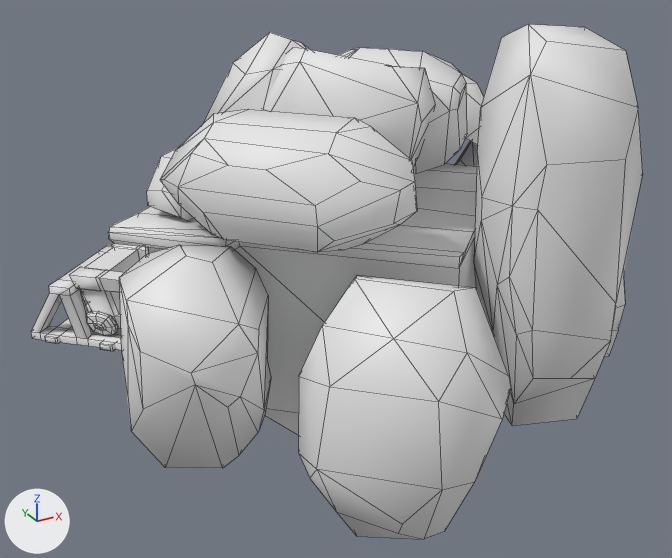
The FBX model Game Met Sem/Assets/Resources/mijnschaft.fbx as it was, and as the next commit left it.
The view is the same before and after, from a camera (50 mm lens) standing at (-1.31, -2.85, 1.58) and looking at (0.1, -0.29, 0.3). Arrows for +X, +Y and +Z are at lower left; the lights stay in place. Mesh edges are drawn as thin lines. Where no turn or scale is listed for an object, it has been applied to the vertices.

The older version as bpy lines, for what is in view:
```python
me_sphere_011 = bpy.data.meshes.new('Sphere.011')
me_sphere_011.from_pydata(...)  # 1159 vertices, 1200 faces; spans x -0.81..1.19, y -1.29..0.71, z -0.38..1.2
ob_sphere_010 = bpy.data.objects.new('Sphere.010', me_sphere_011)
ob_sphere_010.location = (0.0, 0.0, 0.0)
```
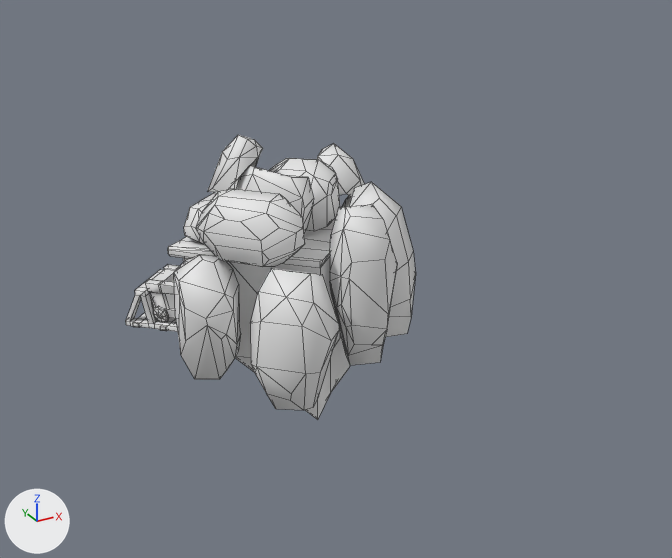
Commit message: mijnschaft alweer

Edits to the bpy script that builds the scene:
```text
Change me_sphere_011:
    remove me_sphere_011.from_pydata(...)  # 1159 vertices, 1200 faces; spans x -0.81..1.19, y -1.29..0.71, z -0.38..1.2
    add me_sphere_011.from_pydata(...)  # 1159 vertices, 1201 faces; spans x -0.48..0.52, y -0.54..0.46, z -0.24..0.76
    me_sphere_011 part 1: the loose piece of 42 vertices spanning x -0.17..0.32, y -0.66..-0.18, z 0.71..1.1 is scaled about its middle by (0.5, 0.5, 0.665), then moved by (-0.11, 0.32, -0.36)
    me_sphere_011 part 2: the loose piece of 31 vertices spanning x 0.55..1.15, y -0.78..-0.23, z -0.03..0.81 is scaled about its middle by (0.5, 0.5, 0.665), then moved by (-0.5, 0.36, -0.12)
    me_sphere_011 part 3: the loose piece of 24 vertices spanning x -0.09..0.38, y 0.04..0.47, z 0.59..0.86 is scaled about its middle by (0.5, 0.5, 0.665), then moved by (-0.15, -0.02, -0.23)
    me_sphere_011 part 4: the loose piece of 42 vertices spanning x 0.74..1.19, y -0.24..0.2, z -0.02..0.66 is scaled about its middle by (0.5, 0.5, 0.665), then moved by (-0.56, 0.11, -0.09)
    me_sphere_011 part 5: the loose piece of 44 vertices spanning x -0.01..0.58, y -0.53..0.02, z 0.67..1.05 is scaled about its middle by (0.5, 0.5, 0.665), then moved by (-0.16, 0.28, -0.35)
    me_sphere_011 part 6: the loose piece of 37 vertices spanning x -0.51..0.04, y -0.3..0.14, z 0.59..0.8 is scaled about its middle by (0.5, 0.5, 0.665), then moved by (0.04, 0.15, -0.22)
    me_sphere_011 part 7: the loose piece of 21 vertices spanning x -0.29..0.19, y -0.32..0.18, z 0.78..1.13 is scaled about its middle by (0.5, 0.5, 0.665), then moved by (-0.05, 0.14, -0.31)
    me_sphere_011 part 8: the loose piece of 43 vertices spanning x 0.27..0.74, y -1.1..-0.68, z -0.03..1.2 is scaled about its middle by (0.5, 0.5, 0.468), then moved by (-0.32, 0.55, -0.31)
    me_sphere_011 part 9: the loose piece of 40 vertices spanning x -0.39..0.19, y -1.29..-0.71, z -0.11..0.62 is scaled about its middle by (0.5, 0.5, 0.665), then moved by (-0.02, 0.61, -0.07)
    me_sphere_011 part 10: the loose piece of 42 vertices spanning x -0.74..-0.27, y -0.8..-0.35, z -0.02..0.61 is scaled about its middle by (0.5, 0.5, 0.665), then moved by (0.18, 0.39, -0.08)
    me_sphere_011 part 11: the loose piece of 47 vertices spanning x -0.51..0.08, y -0.87..-0.24, z 0.61..0.94 is scaled about its middle by (0.5, 0.5, 0.665), then moved by (0.04, 0.36, -0.27)
    me_sphere_011 part 12: the loose piece of 126 vertices spanning x -0.65..0.83, y -0.87..0.55, z -0.38..0.61 is scaled about its middle by (0.5, 0.5, 0.665), then moved by (-0.12, 0.19, -0.03)
    me_sphere_011 part 13: the loose piece of 218 vertices spanning x -0.66..0.05, y -0.12..0.57, z 0.01..0.25 is scaled about its middle by (0.5, 0.5, 0.665), then moved by (0.08, -0.01, -0.03)
    me_sphere_011 part 14: the loose piece of 16 vertices spanning x -0.61..-0.25, y 0.17..0.51, z -0.02..0.0 is scaled about its middle by (0.5, 0.5, 0.665), then moved by (0.06, 0.01, 0.02)
    me_sphere_011 part 15: the loose piece of 16 vertices spanning x -0.45..-0.1, y 0.02..0.36, z -0.02..0.0 is scaled about its middle by (0.5, 0.5, 0.665), then moved by (-0.01, 0.08, 0.02)
    me_sphere_011 part 16: the loose piece of 16 vertices spanning x -0.77..-0.41, y 0.33..0.67, z -0.02..0.0 is multiplied about its middle by the matrix ((0.464, 0.038, 0.184), (0.038, 0.462, -0.191), (-0.184, 0.191, 0.425)), then moved by (0.7, -0.6, -0.18)
    me_sphere_011 part 17: a new loose piece of 21 vertices spanning x 0.23..0.45, y 0.02..0.19, z 0.42..0.64
    me_sphere_011 part 18: the loose piece of 21 vertices spanning x 0.52..0.96, y -0.19..0.15, z 0.61..0.93 is deleted
    me_sphere_011 part 19: 1 vertex moved within x -0.31, y 0.45, z 0.02; 150 vertices removed from x -0.81..0.6, y -0.65..0.71, z -0.38..0.2; 101 vertices added at x -0.48..0.23, y -0.22..0.46, z -0.24..0.15
```

Location of each change, [x1, y1, x2, y2] in pixels of the pictures (672 x 558 px; the box of a moved part takes in the faces that stretch with it):
'Sphere.010', reshaped (53% narrower, 45% shorter)
    before: [31, 24, 643, 539]
    after: [126, 135, 416, 420]
part 1 of me_sphere_011, moved or reshaped
    before: [263, 48, 435, 167]
    after: [236, 166, 314, 234]
part 2 of me_sphere_011, moved or reshaped
    before: [604, 273, 625, 357]
    after: [349, 182, 416, 337]
part 3 of me_sphere_011, moved or reshaped (not visible before)
    after: [228, 178, 240, 190]
part 4 of me_sphere_011, moved or reshaped
    before: [456, 141, 478, 166]
    after: [342, 196, 352, 207]
part 5 of me_sphere_011, moved or reshaped
    before: [339, 48, 467, 174]
    after: [268, 158, 340, 231]
part 6 of me_sphere_011, moved or reshaped
    before: [147, 147, 195, 221]
    after: [184, 192, 217, 244]
part 7 of me_sphere_011, moved or reshaped
    before: [202, 32, 311, 125]
    after: [207, 135, 263, 193]
part 8 of me_sphere_011, moved or reshaped
    before: [474, 24, 643, 426]
    after: [330, 205, 397, 365]
part 9 of me_sphere_011, moved or reshaped
    before: [298, 276, 511, 539]
    after: [250, 268, 339, 410]
part 10 of me_sphere_011, moved or reshaped
    before: [119, 245, 271, 468]
    after: [174, 255, 241, 380]
part 11 of me_sphere_011, moved or reshaped
    before: [160, 109, 417, 252]
    after: [195, 189, 305, 267]
part 12 of me_sphere_011, moved or reshaped
    before: [108, 164, 477, 435]
    after: [168, 217, 350, 420]
part 13 of me_sphere_011, moved or reshaped
    before: [70, 243, 146, 335]
    after: [145, 264, 180, 322]
part 14 of me_sphere_011, moved or reshaped
    before: [100, 328, 121, 351]
    after: [133, 304, 156, 327]
part 15 of me_sphere_011, moved or reshaped (not visible before)
    after: [160, 318, 176, 331]
part 16 of me_sphere_011, moved or reshaped (not visible afterwards)
    before: [45, 304, 92, 344]
part 17 of me_sphere_011, added
    after: [317, 143, 364, 197]
part 18 of me_sphere_011, deleted
    before: [463, 75, 484, 145]
part 19 of me_sphere_011, moved or reshaped
    before: [31, 246, 121, 350]
    after: [126, 269, 177, 331]
